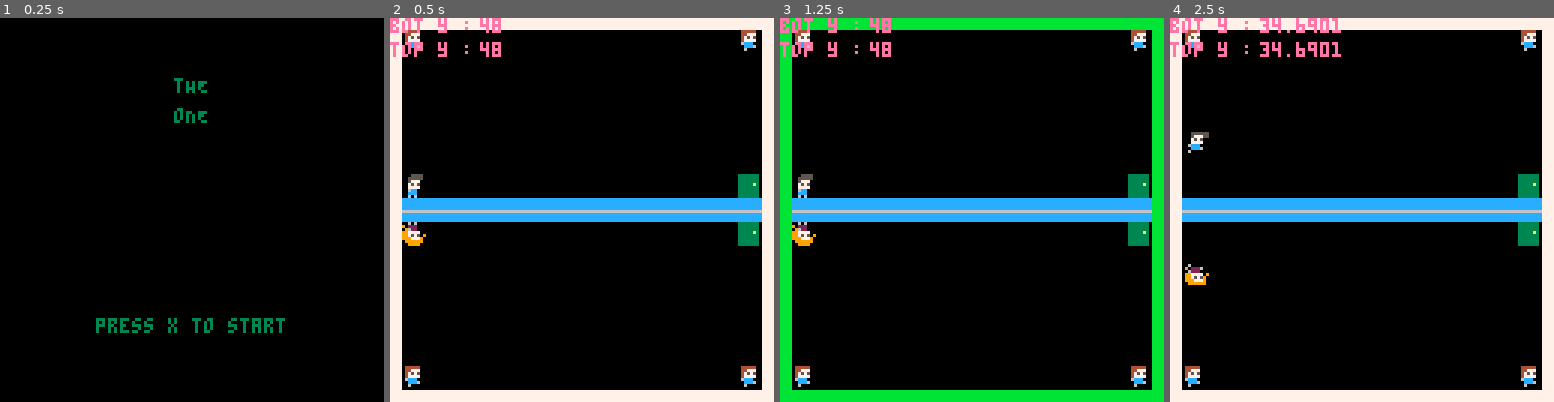
Above: before the commit, frames 1-4 (left to right).
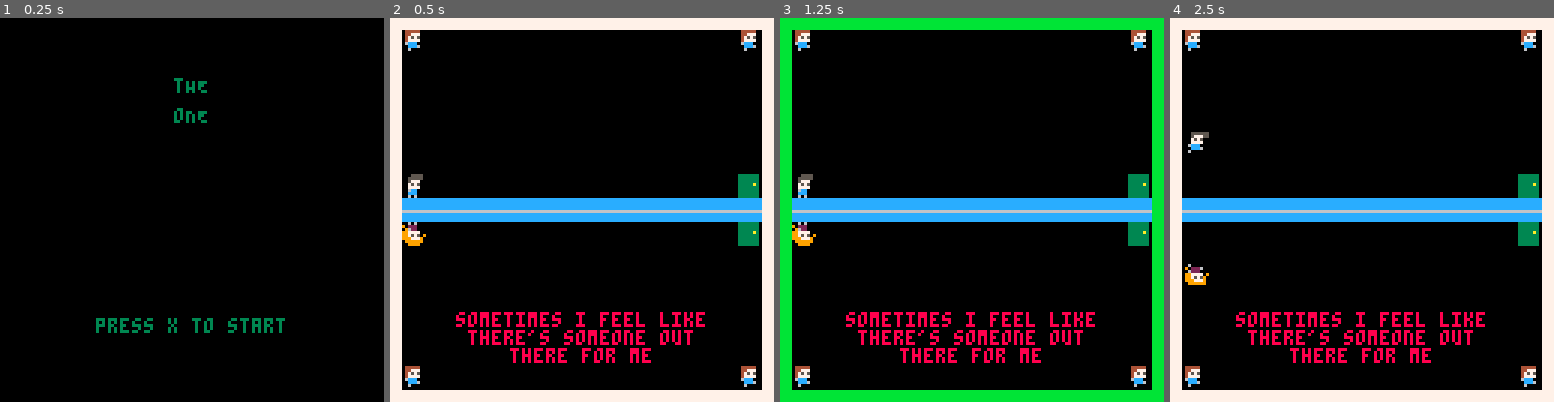
Above: after the commit, the same moments.

Repository: lpratico/a_curious_amalgam
Game: PICO-8 cartridge game.p8
The game is run twice, just before and just after one commit, with the same random seed, the same clock (stepped at 60 frames per second) and the same inputs.
Inputs:
- Up to frame 1 (0.25 s): no input
- Up to frame 2 (0.5 s): tap X (X key) at 0.33 s
- Up to frame 3 (1.25 s): tap O (Z key) at 0.7 s; tap X (X key) at 1.07 s
- Up to frame 4 (2.5 s): hold Right 1.6-2.1 s; tap O (Z key) at 1.7, 2.1 s; tap X (X key) at 1.85 s; hold Up 2.15-2.42 s; hold Right from 2.47 s (still down)

Frame 1 is identical in both runs. In frame 2, 3.4% of the frame differs, in the area x 0-83%, y 0-90%; in frame 3, 3.4%; in frame 4, 3.8%.

Commit message:
Added dialog

Diff:
--- a/game.p8
+++ b/game.p8
@@ -10,7 +10,23 @@
 jumpvel = -2.71
 gravity = .25
 
-
+leveldialog={
+    --{male dialog, female dialog}
+    {{},{"sometimes i feel like","there's someone out", "there for me"}},
+    {{"i wonder what it feels like", "to have a connection", "with someone..."},{}},
+    {{},{"i wonder whats behind","these doors..."}},
+    {{"now that i think about it,", "sometimes i do feel","like i'm connected"},{}},
+    {{},{"perhaps if i just go", "through the doors", "i'll find the one"}},
+    {{"theres no doubt now,","i have a connection with someone","across time and space!"},{}},
+    {{},{"i almost can't believe it:","with every door i go through,","i'm getting closer to love!"}},
+    {{"i have to know:","who is this person?","who shares this cosmic","bond with me?"},{}},
+    {{},{"i can feel our energies","intertwining, our bond", "must be getting stronger"}},
+    {{"is this floating feeling","what love feels like?"},{}},
+    {{},{"sometimes i feel like","i run into a wall.", "is this what falling in love","feels like?"}},
+    {{"we're getting close,", "i can sense it..."},{}},
+    {{},{"the anticipation is so intense","i can hardly bear it!"}},
+    {{},{}},
+}
 
 topplayer={
     x=0,
@@ -41,10 +57,14 @@
 level={
     x=0,
     y=0,
+    levelnum=1,
     linked=false,
     state="m"
 }
 
+function centertext(text, y, color)
+    print(text, 64-#text*2, y, color)
+end
 
 function postosprtop(x,y)
     return mget(level.x + flr(x/8), level.y + flr(y/8))
@@ -177,36 +197,55 @@
 end
 
 function checkspikes()
-   topcorners = getcorners(topplayer)
-   botcorners = getcorners(botplayer)
-   for i = 1,4 do
-       if (fget(postosprtop(topcorners[i][1], topcorners[i][2]), 1)) then
-           resetlevel()
-       end
-       if (fget(postosprbot(botcorners[i][1], botcorners[i][2]), 1)) then
-           resetlevel()
-       end
-   end
+    topcorners = getcorners(topplayer)
+    botcorners = getcorners(botplayer)
+    for i = 1,4 do
+        if (fget(postosprtop(topcorners[i][1], topcorners[i][2]), 1)) then
+            resetlevel()
+        end
+        if (fget(postosprbot(botcorners[i][1], botcorners[i][2]), 1)) then
+            resetlevel()
+        end
+    end
 end
 
 
 function checkexit()
-   if fget(postosprtop(topplayer.x + 4, topplayer.y + 4),2) then
-       if fget(postosprbot(botplayer.x + 4, botplayer.y + 4),2) then
-           level.x += 15
-           if (level.x >= 120) then
-               level.x -= 120
-               level.y += 15
-           end
-           resetlevel()
-       end
-   end
+    if fget(postosprtop(topplayer.x + 4, topplayer.y + 4),2) then
+        if fget(postosprbot(botplayer.x + 4, botplayer.y + 4),2) then
+            level.levelnum+=1
+            level.x += 15
+            if (level.x >= 120) then
+                level.x -= 120
+                level.y += 15
+            end
+            resetlevel()
+        end
+    end
+end
+
+function drawtext(text)
+    y = 8
+    for i=1,#text[1] do
+        centertext(text[1][i], y, 8)
+        y+=6
+    end
+    y = 110
+    for i=#text[2],1,-1 do
+        centertext(text[2][i], y, 8)
+        y-=6
+    end
+
 end
 
 function _update()
     if (level.state == "m") then
         if(btn(5)) then
             level.state = "g"
+            level.x=0
+            level.y=0
+            level.levelnum=1
+            level.linked=false
         end
     elseif (level.state == "g") then
         checkspikes()
@@ -273,6 +311,10 @@
 
         --draw map
         map(level.x,level.y,4,4,15,15)
+
+        --draw text
+        drawtext(leveldialog[level.levelnum])
+
 
         --draw players
         if (btn(0) and not btn(1)) then
@@ -324,10 +366,10 @@
             spr(botplayer.spritecurrent, botplayer.x + 4, mapheight - botplayer.y - 4, 1, 1, true, true)
         end
 
-        print("bot y :", 0, 0, 14)
-        print(botplayer.y, 30, 0)
-        print("top y :", 0, 8, 14)
-        print(topplayer.y, 30, 8)
+        -- print("bot y :", 0, 0, 14)
+        -- print(botplayer.y, 30, 0)
+        -- print("top y :", 0, 8, 14)
+        -- print(topplayer.y, 30, 8)
     end
 
 end
